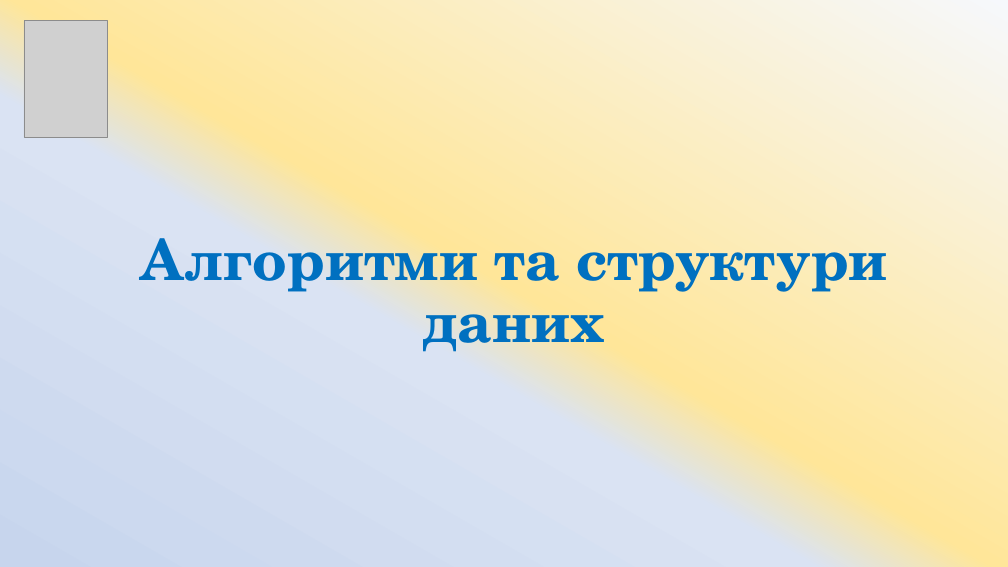
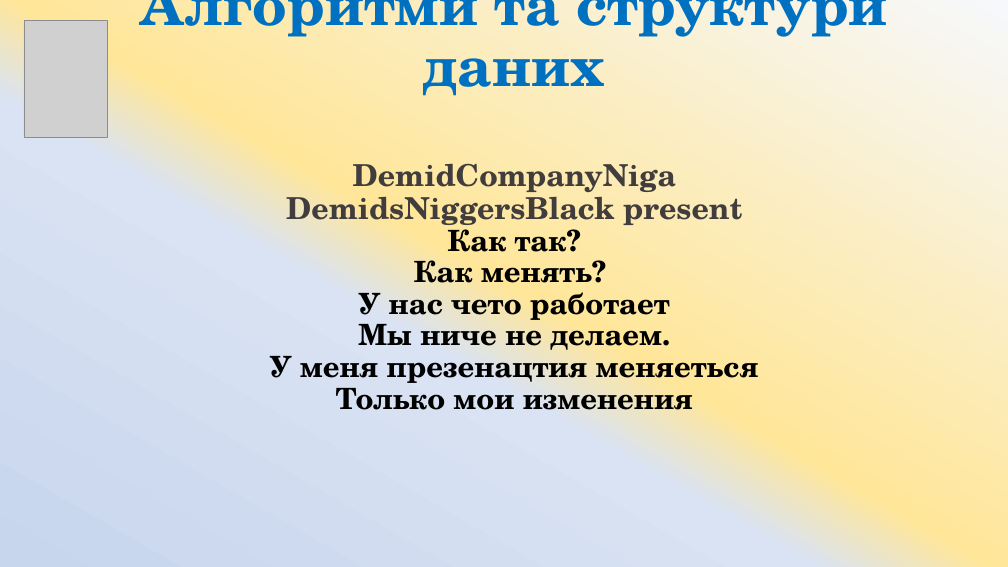
Before and after one commit to ArtemKlym/git_presentation, a slide deck: slide 1 of Git_1 part.pptx. Drawn at 1008x567 pixels with LibreOffice and Linux fonts; fonts in the diff are those of the drawing; grey boxes stand for pictures. Boxes give left, top, right and bottom in pixels: in the first picture for what was removed or moved away, otherwise in the second. Text is boxed around its words. In the diff, an @@ line names an element or a change of style, - is before the commit and + after.

```diff
--- a/Git_1 part.pptx
+++ b/Git_1 part.pptx
@@ title at box(140, 0, 888, 419): text changed; size 54 to 27.9 pt; text colour #0070C0 to #000000 @@
-Алгоритми та структури даних
+Алгоритми та структури даних
+DemidCompanyNiga
+DemidsNiggersBlack present
+Как так?
+Как менять?
+У нас чето работает
+Мы ниче не делаем.
+У меня презенацтия меняеться
+Только мои изменения
```
Also in this commit, not shown: 1 other slide changed, 3 slides added, 1 slide removed.
